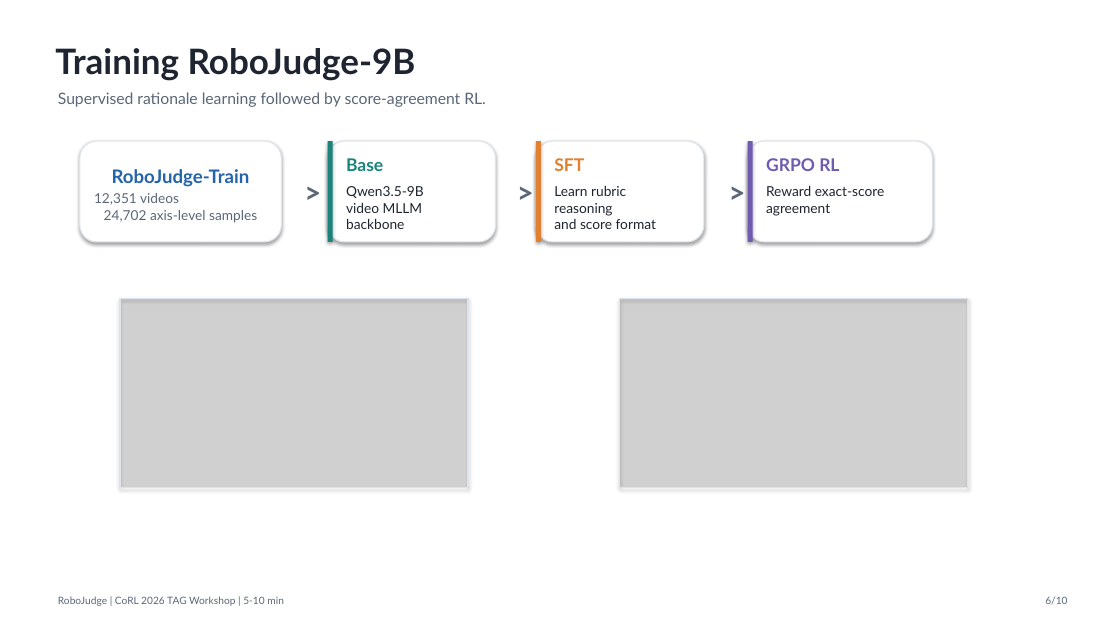
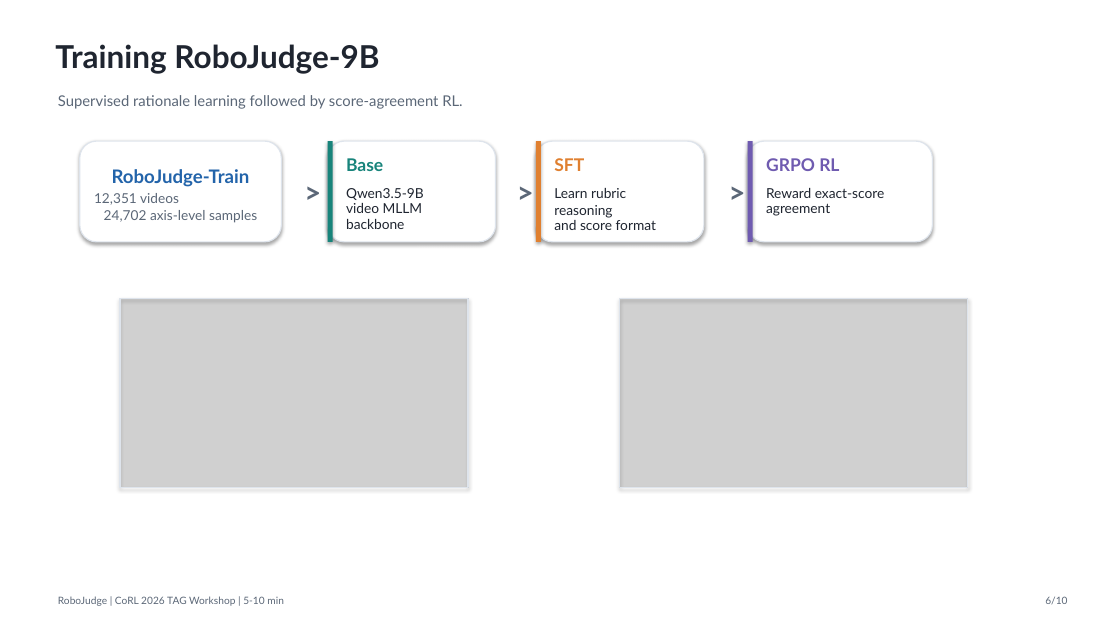
Before and after one commit to SiyuanMaCS/SiyuanMaCS.github.io, a slide deck: slide 6 of RoboJudge-slides/RoboJudge_CoRL_TAG_short_5-10min.pptx. Drawn at 1120x630 pixels with LibreOffice and Linux fonts; fonts in the diff are those of the drawing; grey boxes stand for pictures. Boxes give left, top, right and bottom in pixels: in the first picture for what was removed or moved away, otherwise in the second. Text is boxed around its words. In the diff, an @@ line names an element or a change of style, - is before the commit and + after.

Commit message:
Refresh RoboJudge workshop slides

```diff
--- a/RoboJudge-slides/RoboJudge_CoRL_TAG_short_5-10min.pptx
+++ b/RoboJudge-slides/RoboJudge_CoRL_TAG_short_5-10min.pptx
@@ text "Training RoboJudge-9B" at (x1=55, y1=44, x2=379, y2=74): size 30 to 27 pt @@
@@ text "Supervised rationale learning followed by ..." at (x1=58, y1=95, x2=462, y2=109): size 13.5 to 12.7 pt @@
@@ line spacing 1 to 0.95 in 3 elements at (x1=766, y1=188, x2=884, y2=216), (x1=346, y1=188, x2=424, y2=229), (x1=554, y1=188, x2=656, y2=230) @@
```
Also in this commit, not shown: 9 other slides changed, 5 other files.
